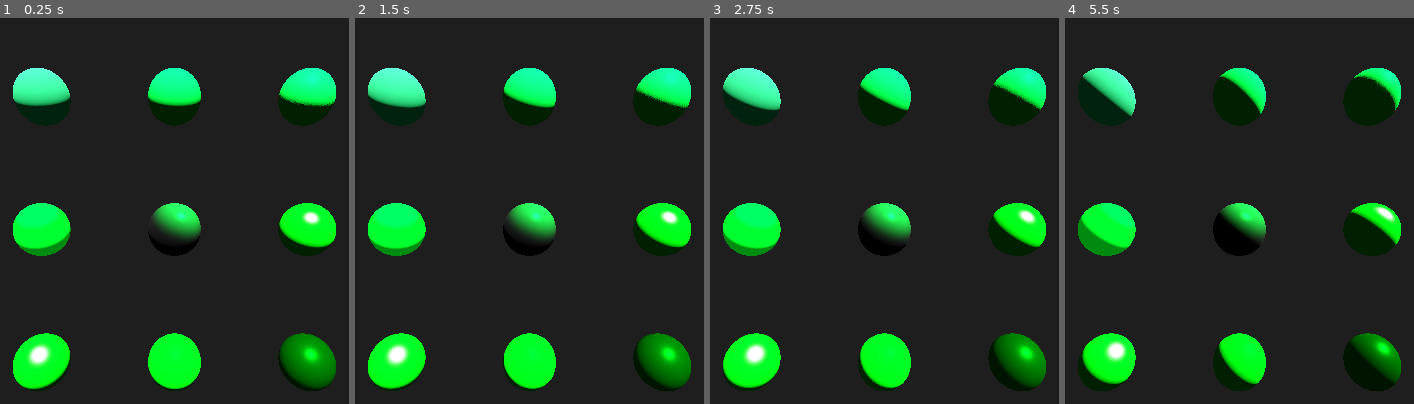
Above: before the commit, frames 1-4 (left to right).
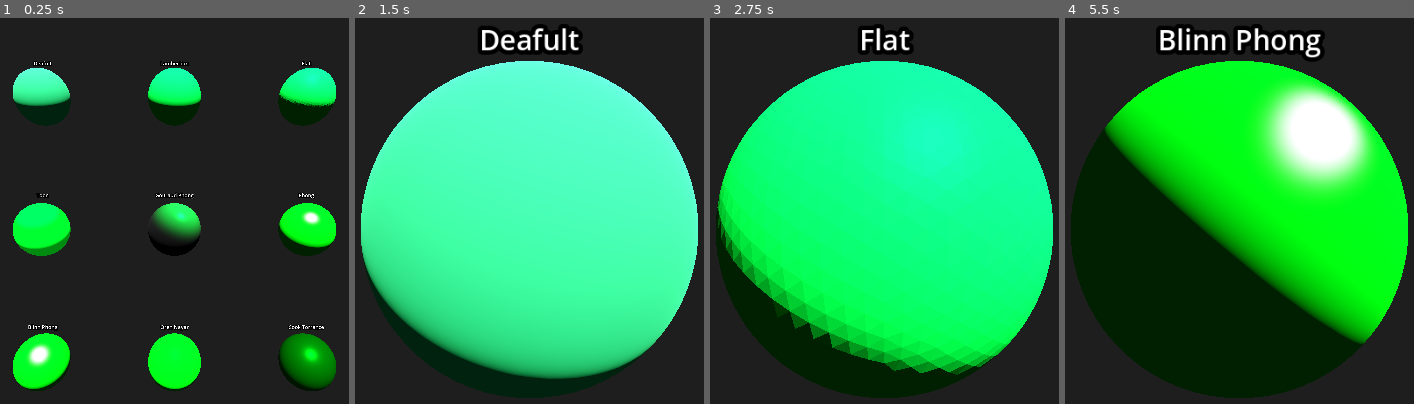
Above: after the commit, the same moments.

Repository: Astin-A/lighting-model
Game: Godot game, scene res://allimcompesing.tscn
The game is run twice, just before and just after one commit, with the same random seed, the same clock (stepped at 60 frames per second) and the same inputs.
Inputs:
- Up to frame 1 (0.25 s): no input
- Up to frame 2 (1.5 s): tap Enter at 0.5 s; tap 0 at 0.6 s; tap 1 at 0.8, 1.35 s
- Up to frame 3 (2.75 s): tap 2 at 1.55, 2.1 s; tap 3 at 2.3 s
- Up to frame 4 (5.5 s): tap 3 at 2.85 s; tap 4 at 3.05, 3.6 s; tap 5 at 3.8, 4.35 s; tap 6 at 4.55, 5.1 s; tap 7 at 5.3 s

The runs differ from the first frame. In frame 1, 0.6% of the frame differs, in the area x 8-93%, y 11-82%; in frame 2, 75%; in frame 3, 73%; in frame 4, 75%, in the area x 1-99%, y 1-99%.

Commit message:
Add camera switching script and label nodes
Introduced Cameras.gd script to enable switching between multiple Camera nodes using number keys. added Label nodes for each camera to display their names, and adjusted camera transforms for better organization.

Co-Authored-By: Amir Mohammad Shafiee <118426997+amirmohammadshafieee@users.noreply.github.com>

Diff:
--- /dev/null
+++ b/Cameras.gd
@@ -0,0 +1,53 @@
+extends Node3D
+
+@onready var cameras: Array[Camera3D] = []
+
+var current_camera_index := 0
+
+func _ready():
+
+	_find_cameras(self)
+
+	if cameras.size() == 0:
+		push_error("هیچ Camera3D پیدا نشد!")
+		return
+
+	for cam in cameras:
+		cam.current = false
+
+	_set_camera(0)
+
+
+
+func _input(event):
+	if event is InputEventKey and event.pressed and not event.echo:
+		match event.keycode:
+			KEY_0: _set_camera(0)
+			KEY_1: _set_camera(1)
+			KEY_2: _set_camera(2)
+			KEY_3: _set_camera(3)
+			KEY_4: _set_camera(4)
+			KEY_5: _set_camera(5)
+			KEY_6: _set_camera(6)
+			KEY_7: _set_camera(7)
+			KEY_8: _set_camera(8)
+			KEY_9: _set_camera(9)
+
+func _set_camera(index: int):
+	if index < 0 or index >= cameras.size():
+		return
+
+	for cam in cameras:
+		cam.current = false
+
+	cameras[index].current = true
+	current_camera_index = index
+
+
+
+func _find_cameras(node: Node):
+	for child in node.get_children():
+		if child is Camera3D:
+			cameras.append(child)
+		elif child.get_child_count() > 0:
+			_find_cameras(child)
--- a/allimcompesing.tscn
+++ b/allimcompesing.tscn
@@ -1,6 +1,7 @@
-[gd_scene load_steps=23 format=3 uid="uid://drblm3tlnft8h"]
+[gd_scene load_steps=24 format=3 uid="uid://drblm3tlnft8h"]
 
 [ext_resource type="Script" uid="uid://c7m7va2oqfba6" path="res://directional_light_3d.gd" id="1_6ol7e"]
+[ext_resource type="Script" uid="uid://d0333qp0ik0s3" path="res://Cameras.gd" id="1_ecq82"]
 [ext_resource type="ArrayMesh" uid="uid://d6jow38qljdg" path="res://3dModels/balls-small.obj" id="1_i3dh2"]
 [ext_resource type="Shader" uid="uid://blsvmn556wu0j" path="res://Shaders/Lambert.gdshader" id="3_bhc5j"]
 [ext_resource type="Shader" uid="uid://cd7kkscpwj4dn" path="res://Shaders/Flat.gdshader" id="4_ylh6n"]
@@ -85,6 +86,7 @@
 shader_parameter/metallic = 0.5
 
 [node name="Node3D" type="Node3D"]
+script = ExtResource("1_ecq82")
 
 [node name="DirectionalLight3D" type="DirectionalLight3D" parent="."]
 transform = Transform3D(0.9975641, 0.06975647, 0, -0.044838596, 0.6412219, 0.76604444, 0.053436555, -0.7641784, 0.64278764, 0, 0, 0)
@@ -110,7 +112,13 @@
 surface_material_override/0 = SubResource("StandardMaterial3D_ylh6n")
 
 [node name="CameraDeafult" type="Camera3D" parent="MeshInstance3D1"]
-transform = Transform3D(1, 0, 0, 0, 1, 0, 0, 0, 1, 1.7315369, -2.5173035, 100)
+transform = Transform3D(1, 0, 0, 0, 1, 0, 0, 0, 1, 0, 0, 100)
+
+[node name="Deafult" type="Label3D" parent="MeshInstance3D1"]
+transform = Transform3D(1, 0, 0, 0, 1, 0, 0, 0, 1, 0, 65, 0)
+pixel_size = 0.3
+text = "Deafult"
+outline_size = 20
 
 [node name="MeshInstance3D2" type="MeshInstance3D" parent="."]
 transform = Transform3D(1, 0, 0, 0, 1, 0, 0, 0, 1, 0, 250, 0)
@@ -121,6 +129,12 @@
 [node name="CameraLambertian" type="Camera3D" parent="MeshInstance3D2"]
 transform = Transform3D(1, 0, 0, 0, 1, 0, 0, 0, 1, 0, 0, 100)
 
+[node name="Lambertian" type="Label3D" parent="MeshInstance3D2"]
+transform = Transform3D(1, 0, 0, 0, 1, 0, 0, 0, 1, 0, 65, 0)
+pixel_size = 0.3
+text = "Lambertian"
+outline_size = 20
+
 [node name="MeshInstance3D3" type="MeshInstance3D" parent="."]
 transform = Transform3D(1, 0, 0, 0, 1, 0, 0, 0, 1, 250, 250, 0)
 lod_bias = 128.0
@@ -130,6 +144,12 @@
 [node name="CameraFlat" type="Camera3D" parent="MeshInstance3D3"]
 transform = Transform3D(1, 0, 0, 0, 1, 0, 0, 0, 1, 0, 0, 100)
 
+[node name="Flat" type="Label3D" parent="MeshInstance3D3"]
+transform = Transform3D(1, 0, 0, 0, 1, 0, 0, 0, 1, 0, 65, 0)
+pixel_size = 0.3
+text = "Flat"
+outline_size = 20
+
 [node name="MeshInstance3D4" type="MeshInstance3D" parent="."]
 transform = Transform3D(1, 0, 0, 0, 1, 0, 0, 0, 1, -250, 0, 0)
 lod_bias = 128.0
@@ -139,6 +159,12 @@
 [node name="CameraToon" type="Camera3D" parent="MeshInstance3D4"]
 transform = Transform3D(1, 0, 0, 0, 1, 0, 0, 0, 1, 0, 0, 100)
 
+[node name="Toon" type="Label3D" parent="MeshInstance3D4"]
+transform = Transform3D(1, 0, 0, 0, 1, 0, 0, 0, 1, 0, 65, 0)
+pixel_size = 0.3
+text = "Toon"
+outline_size = 20
+
 [node name="MeshInstance3D5" type="MeshInstance3D" parent="."]
 lod_bias = 128.0
 mesh = ExtResource("1_i3dh2")
@@ -146,6 +172,12 @@
 
 [node name="CameraGouraudPhong" type="Camera3D" parent="MeshInstance3D5"]
 transform = Transform3D(1, 0, 0, 0, 1, 0, 0, 0, 1, 0, 0, 100)
+
+[node name="GouraudPhong" type="Label3D" parent="MeshInstance3D5"]
+transform = Transform3D(1, 0, 0, 0, 1, 0, 0, 0, 1, 0, 65, 0)
+pixel_size = 0.3
+text = "Gouraud Phong"
+outline_size = 20
 
 [node name="MeshInstance3D6" type="MeshInstance3D" parent="."]
 transform = Transform3D(1, 0, 0, 0, 1, 0, 0, 0, 1, 250, 0, 0)
@@ -156,6 +188,12 @@
 [node name="CameraPhong" type="Camera3D" parent="MeshInstance3D6"]
 transform = Transform3D(1, 0, 0, 0, 1, 0, 0, 0, 1, 0, 0, 100)
 
+[node name="Phong" type="Label3D" parent="MeshInstance3D6"]
+transform = Transform3D(1, 0, 0, 0, 1, 0, 0, 0, 1, 0, 65, 0)
+pixel_size = 0.3
+text = "Phong"
+outline_size = 20
+
 [node name="MeshInstance3D7" type="MeshInstance3D" parent="."]
 transform = Transform3D(1, 0, 0, 0, 1, 0, 0, 0, 1, -250, -250, 0)
 lod_bias = 128.0
@@ -165,6 +203,12 @@
 [node name="CameraBlinnPhong" type="Camera3D" parent="MeshInstance3D7"]
 transform = Transform3D(1, 0, 0, 0, 1, 0, 0, 0, 1, 0, 0, 100)
 
+[node name="BlinnPhong" type="Label3D" parent="MeshInstance3D7"]
+transform = Transform3D(1, 0, 0, 0, 1, 0, 0, 0, 1, 0, 65, 0)
+pixel_size = 0.3
+text = "Blinn Phong"
+outline_size = 20
+
 [node name="MeshInstance3D8" type="MeshInstance3D" parent="."]
 transform = Transform3D(1, 0, 0, 0, 1, 0, 0, 0, 1, 0, -250, 0)
 lod_bias = 128.0
@@ -174,6 +218,12 @@
 [node name="CameraOrenNayar" type="Camera3D" parent="MeshInstance3D8"]
 transform = Transform3D(1, 0, 0, 0, 1, 0, 0, 0, 1, 0, 0, 100)
 
+[node name="OrenNayar" type="Label3D" parent="MeshInstance3D8"]
+transform = Transform3D(1, 0, 0, 0, 1, 0, 0, 0, 1, 0, 65, 0)
+pixel_size = 0.3
+text = "Oren Nayar"
+outline_size = 20
+
 [node name="MeshInstance3D9" type="MeshInstance3D" parent="."]
 transform = Transform3D(1, 0, 0, 0, 1, 0, 0, 0, 1, 250, -250, 0)
 lod_bias = 128.0
@@ -182,3 +232,9 @@
 
 [node name="CameraCookTorrance" type="Camera3D" parent="MeshInstance3D9"]
 transform = Transform3D(1, 0, 0, 0, 1, 0, 0, 0, 1, 0, 0, 100)
+
+[node name="CookTorrance" type="Label3D" parent="MeshInstance3D9"]
+transform = Transform3D(1, 0, 0, 0, 1, 0, 0, 0, 1, 0, 65, 0)
+pixel_size = 0.3
+text = "Cook Torrance"
+outline_size = 20
Not shown, added: Cameras.gd.uid
